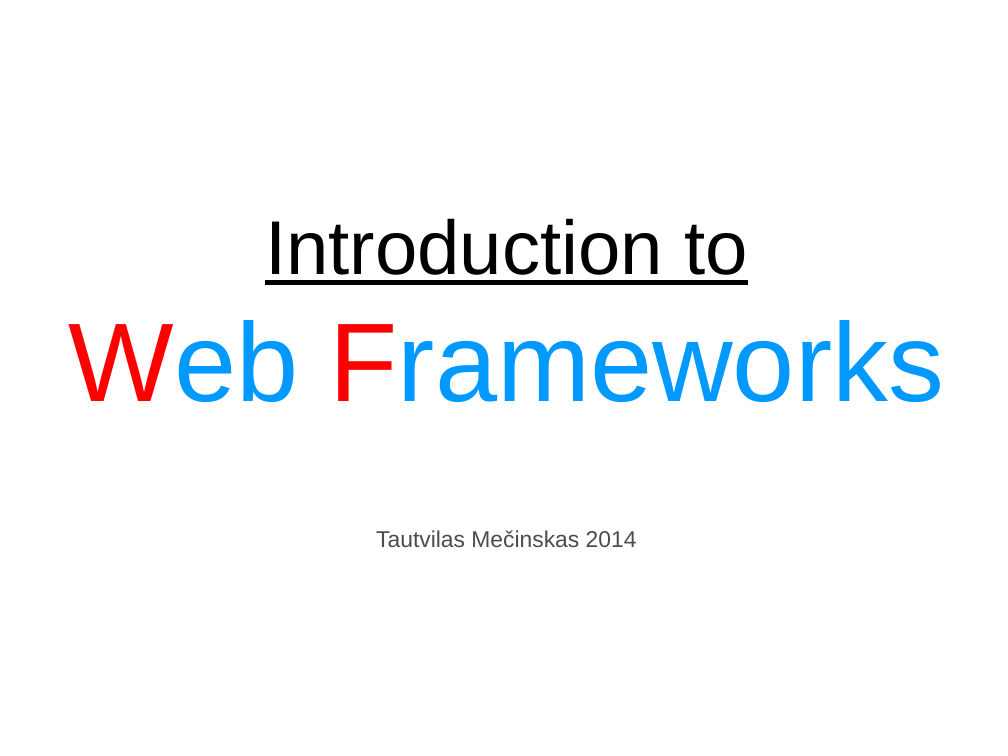
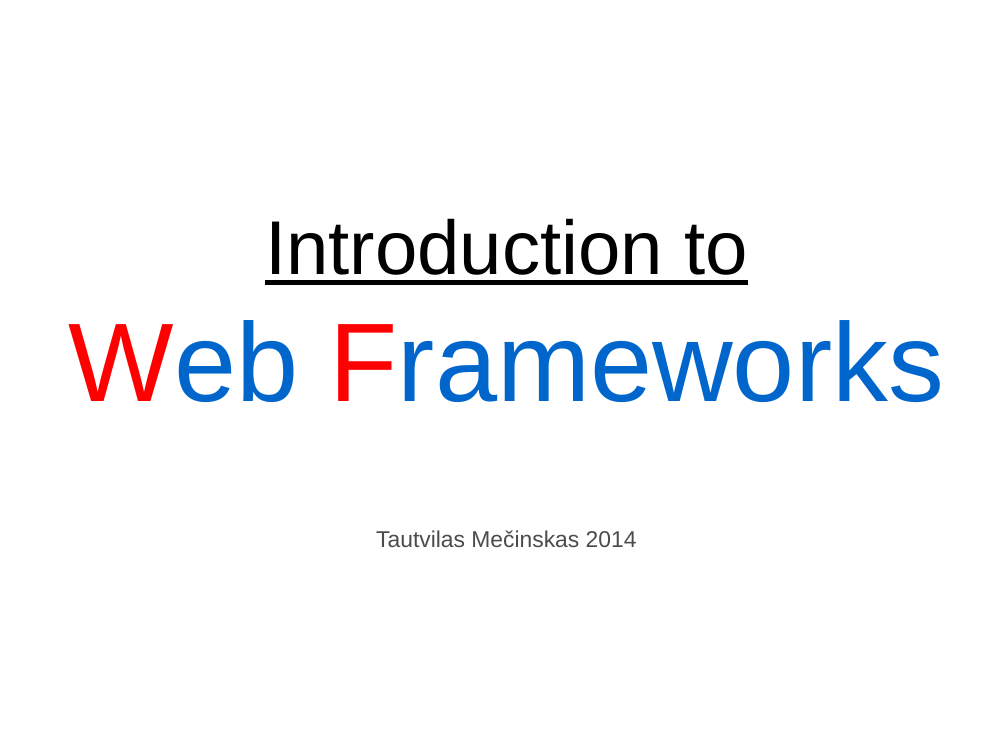
Before and after one commit to tautvilas/frameworks-lecture, a slide deck: slide 1 of doc/presentation.odp. Drawn at 1008x756 pixels with LibreOffice and Linux fonts; fonts in the diff are those of the drawing. Boxes give left, top, right and bottom in pixels: in the first picture for what was removed or moved away, otherwise in the second. Text is boxed around its words. In the diff, an @@ line names an element or a change of style, - is before the commit and + after.

```diff
--- a/doc/presentation.odp
+++ b/doc/presentation.odp
@@ subtitle at (x1=69, y1=320, x2=944, y2=402): text colour #0099FF to #0066CC in "Web Frameworks" @@
```
Also in this commit, not shown: 12 other slides changed, 2 slides added, 1 slide removed.
